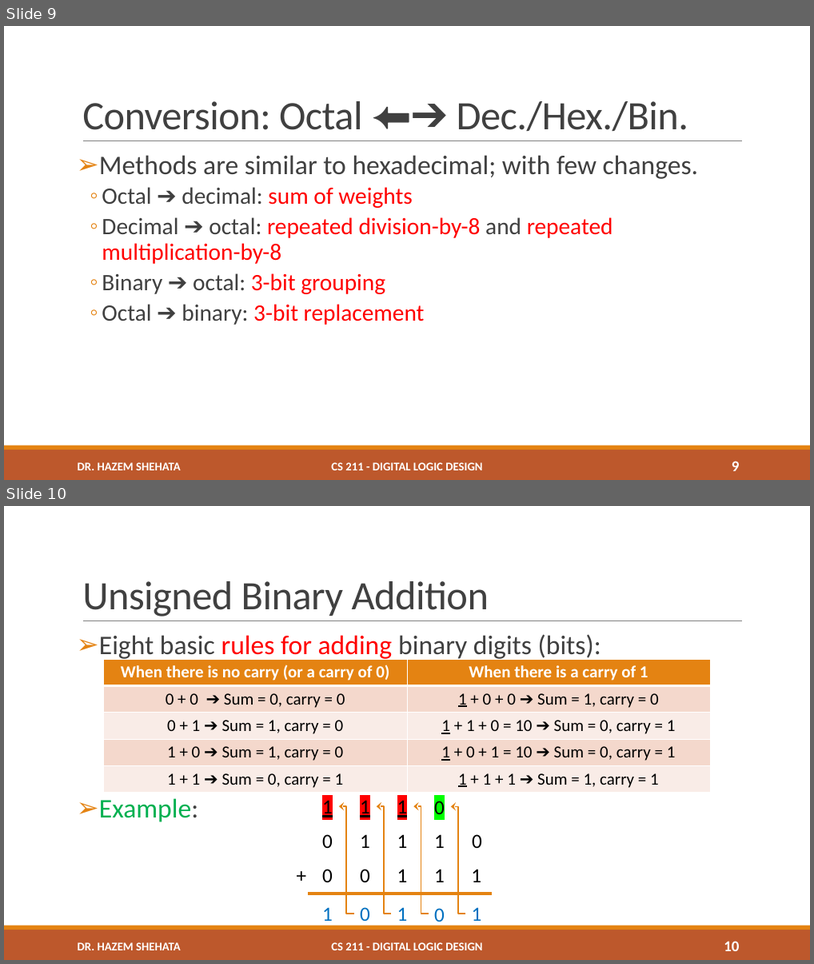
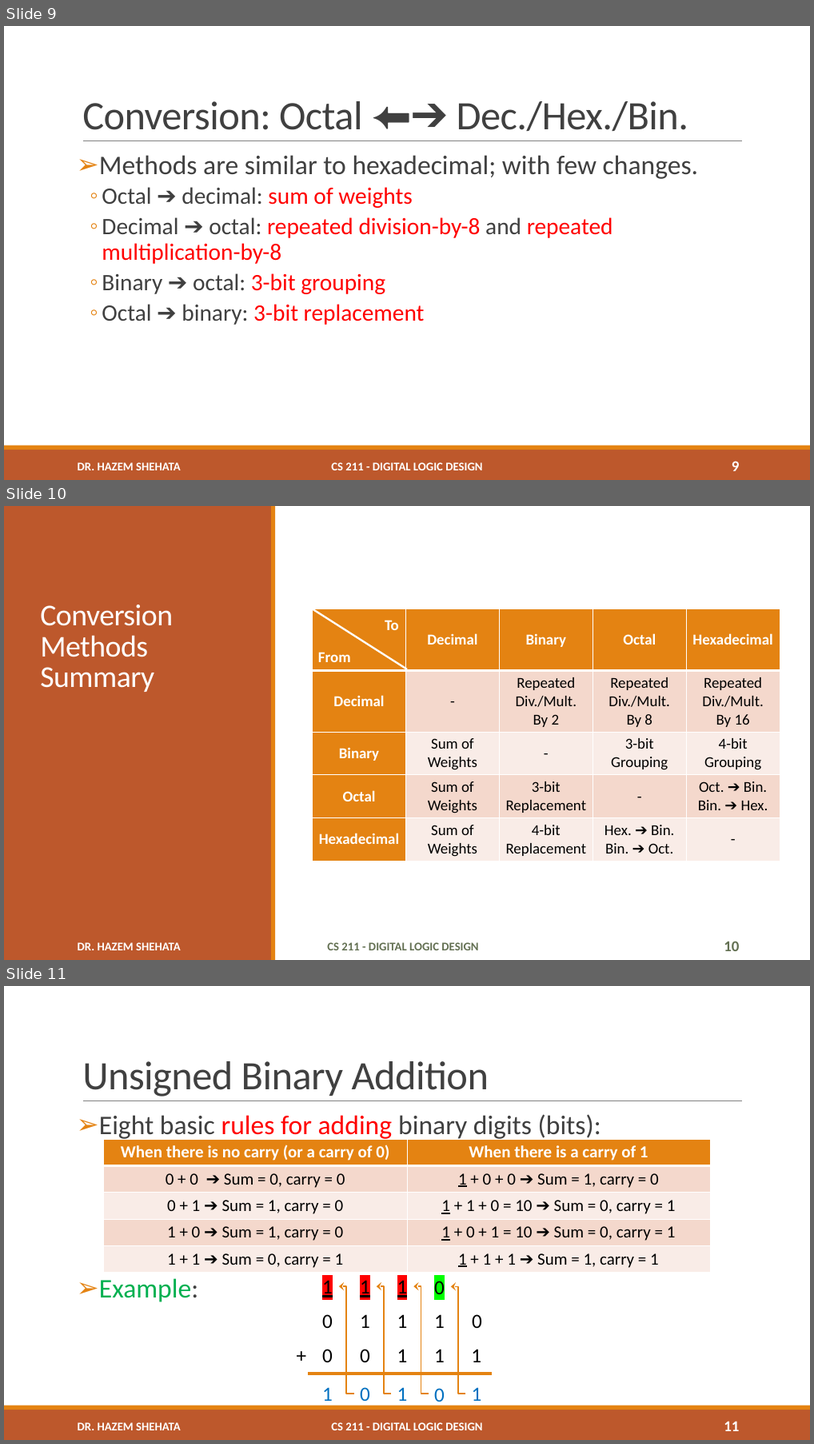
Before and after one commit to hshehata/hshehata.github.io, a slide deck: courses/su/cs211/files/lecture_02.pptx. Shown one above the other, each under a label of ours: slides 9 and 10 before the commit, slides 9, 10 and 11 after it. The pictures are 814x964 and 814x1444 pixels, drawn with LibreOffice and Linux fonts; fonts in the diff are those of the drawing; background and template pictures are left out. Boxes give left, top, right and bottom in pixels: in the first picture for what was removed or moved away, otherwise in the second. Text is boxed around its words. In the diff, an @@ line names an element or a change of style, - is before the commit and + after.

```diff
--- a/courses/su/cs211/files/lecture_02.pptx
+++ b/courses/su/cs211/files/lecture_02.pptx
@@ slide 10 added at (x1=4, y1=506, x2=810, y2=960), background #FFFFFF; not listed: 1 template element that a slide beside it also shows @@
@@ rectangle added at (x1=4, y1=506, x2=272, y2=960), fill #BD582C @@
@@ rectangle added at (x1=271, y1=506, x2=276, y2=960), fill #E48312 @@
@@ title added at (x1=40, y1=604, x2=173, y2=692), 36 pt, text #FFFFFF @@
+Conversion Methods Summary
@@ table added at (x1=313, y1=609, x2=782, y2=860), 5 rows, 5 columns @@
+ | Decimal | Binary | Octal | Hexadecimal
+Decimal | - | Repeated / Div./Mult. / By 2 | Repeated / Div./Mult. / By 8 | Repeated / Div./Mult. / By 16
+Binary | Sum of Weights | - | 3-bit Grouping | 4-bit Grouping
+Octal | Sum of Weights | 3-bit Replacement | - | Oct. ➔ Bin. / Bin. ➔ Hex.
+Hexadecimal | Sum of Weights | 4-bit Replacement | Hex. ➔ Bin. / Bin. ➔ Oct. | -
@@ line added from (313, 609) to (407, 669), #FFFFFF 2.25 pt @@
@@ text added at (x1=385, y1=620, x2=399, y2=630), 18 pt, text #FFFFFF, bold @@
+To
@@ text added at (x1=318, y1=652, x2=351, y2=662), 18 pt, text #FFFFFF, bold @@
+From
@@ text added at (x1=327, y1=942, x2=478, y2=950), 14 pt, text #637052, bold @@
+CS 211 - DIGITAL LOGIC DESIGN
@@ page number added at (x1=724, y1=940, x2=739, y2=951), 18 pt, text #637052, bold @@
+10
@@ what was slide 10 is now slide 11 @@
@@ page number at (x1=724, y1=1420, x2=739, y2=1431): text changed @@
-10
+11
```
Also in this commit, not shown: 7 other files.
